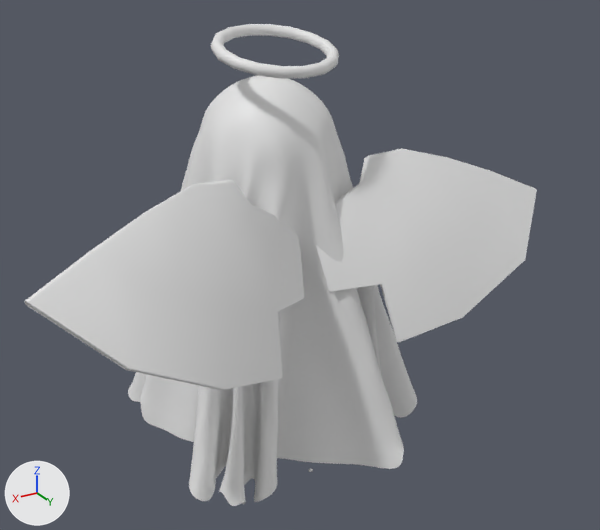
What one commit did to the FBX model Assets/Models/Ghosts/GhostAngel.fbx.
Rendered twice from a camera (50 mm lens) standing at (1.35, 2.46, 1.97) and looking at (-0.07, 0.1, 0.79). The axes (+X, +Y, +Z) are drawn at lower left. The lights are the same throughout. The first picture is the older version. Materials are left out; every surface is plain grey. Where no turn or scale is listed for an object, it has been applied to the vertices.

Names of what the first picture shows: 'chi_01 - Default_0'.
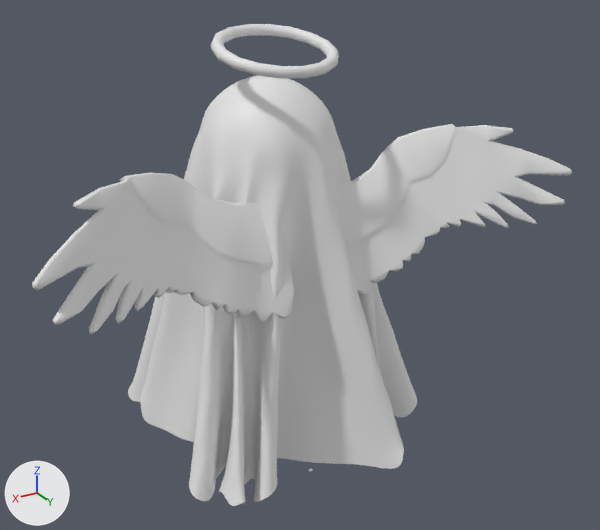
Commit message: upd: ghost angel model

What changed in the scene script:
```text
Change me_chi_01___default_0_001:
    used by ob_chi_01___default_0; location = (0.0, 0.0, 0.0)
    remove me_chi_01___default_0_001.from_pydata(...)  # 13539 vertices, 13340 faces; spans x -0.94..0.94, y -0.48..0.55, z 0.06..1.61
    add me_chi_01___default_0_001.from_pydata(...)  # 13951 vertices, 14172 faces; spans x -0.95..0.95, y -0.48..0.53, z 0.06..1.61
    me_chi_01___default_0_001 part 1: the loose piece of 50 vertices spanning x 0.01..0.94, y 0.18..0.55, z 0.6..1.21 is rebuilt with 256 vertices and now spans x 0.08..0.95, y 0.14..0.53, z 0.72..1.27
    me_chi_01___default_0_001 part 2: a new loose piece of 256 vertices spanning x -0.95..-0.08, y 0.14..0.53, z 0.72..1.27
    me_chi_01___default_0_001 part 3
    50 vertices are removed from x -0.94..-0.01, y 0.18..0.55, z 0.6..1.21
    96 faces are deleted
    4 new faces join them
```

Changed parts and their boxes [x1, y1, x2, y2] in the pictures (600 x 530 px):
'chi_01 - Default_0', reshaped
    before: [25, 24, 537, 506]
    after: [32, 24, 572, 506]
part 1 of me_chi_01___default_0_001, rebuilt (6% narrower, 22% shorter)
    before: [25, 180, 304, 390]
    after: [32, 172, 294, 335]
part 2 of me_chi_01___default_0_001, added
    after: [334, 124, 572, 295]
part 3 of me_chi_01___default_0_001, cut back
    before: [315, 148, 537, 343]
    after: [323, 283, 336, 297]
